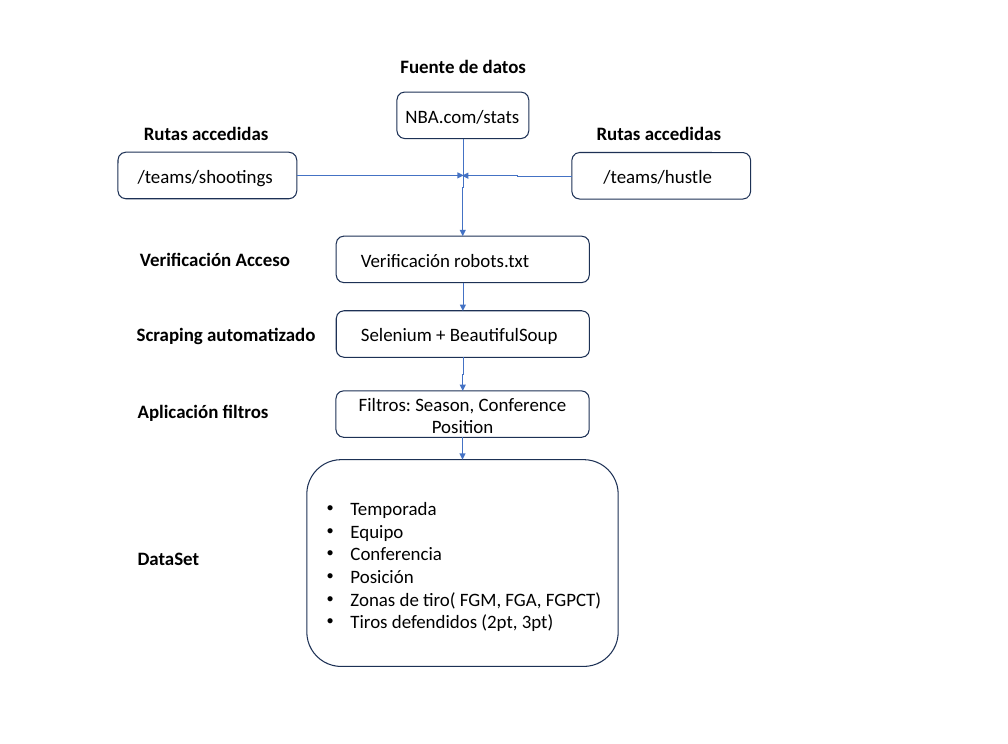
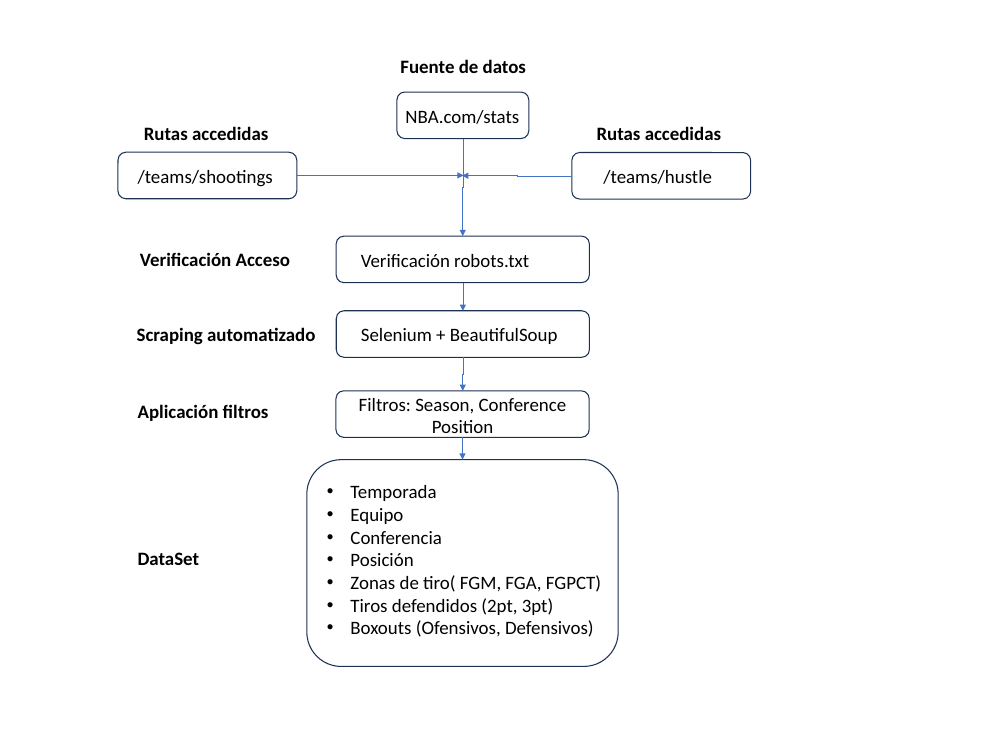
Before and after one commit to morote21/Web-Scraping-Test, a slide deck: slide 1 of Esquema.pptx. Drawn at 1008x744 pixels with LibreOffice and Linux fonts; fonts in the diff are those of the drawing. Boxes give left, top, right and bottom in pixels: in the first picture for what was removed or moved away, otherwise in the second. Text is boxed around its words. In the diff, an @@ line names an element or a change of style, - is before the commit and + after.

Commit message:
esquema actualizado

```diff
--- a/Esquema.pptx
+++ b/Esquema.pptx
@@ text "Temporada": place and size @@
-text "Temporada" at <box>350,502,601,631</box>
+text "Temporada" at <box>350,485,601,637</box>
@@ text at <box>350,620,594,637</box>: paragraph added @@
+• Boxouts (Ofensivos, Defensivos)
```
